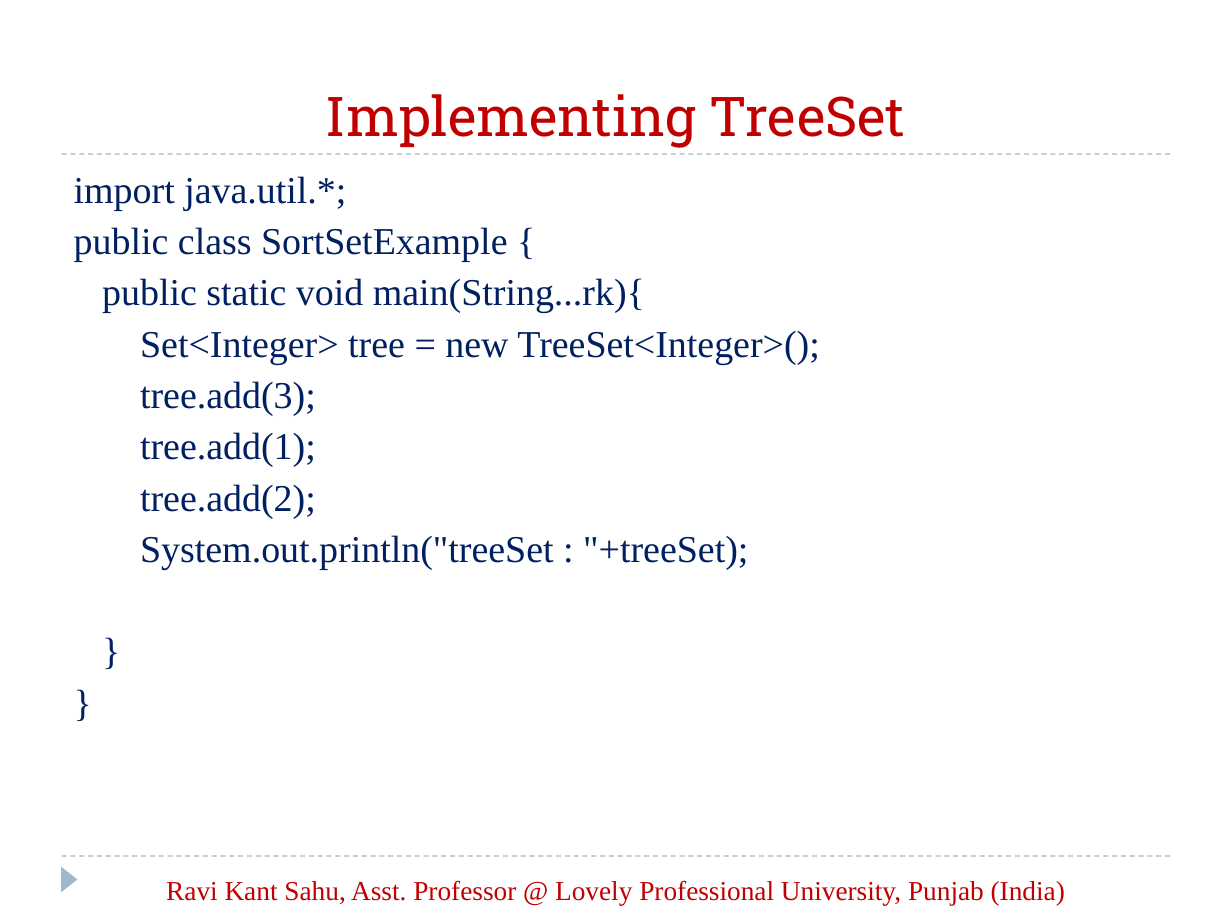
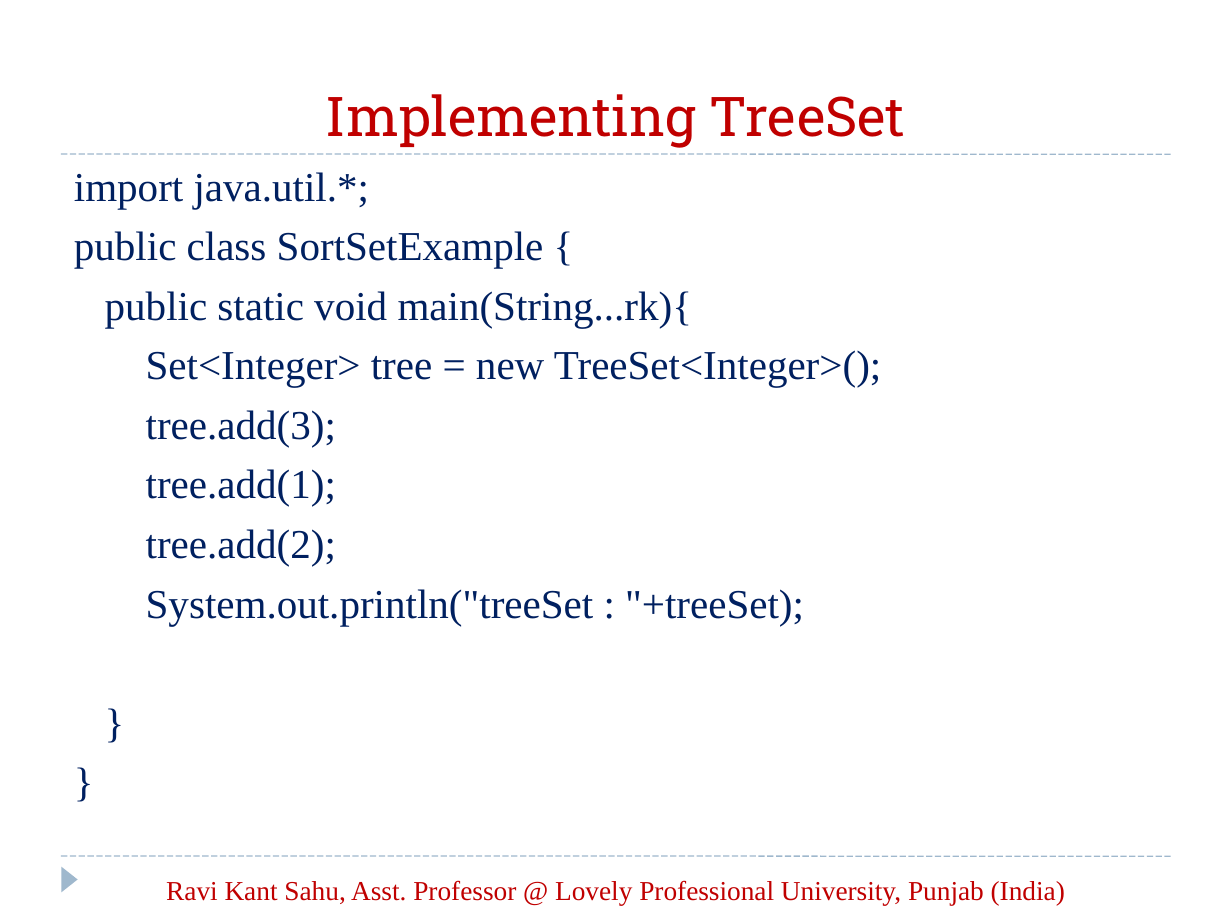
Before and after one commit to vaibhavpareek/JavaNotes, a slide deck: slide 47 of Javafiles/Allppts/23. Collection API.ppt. Drawn at 1232x924 pixels with LibreOffice and Linux fonts; fonts in the diff are those of the drawing. Boxes give left, top, right and bottom in pixels: in the first picture for what was removed or moved away, otherwise in the second. Text is boxed around its words. In the diff, an @@ line names an element or a change of style, - is before the commit and + after.

```diff
--- a/Javafiles/Allppts/23. Collection API.ppt
+++ b/Javafiles/Allppts/23. Collection API.ppt
@@ text "import java.util.*;" at <box>74,172,881,625</box>: size 22.2 to 24 pt; line spacing 0.9 to 1 @@
@@ line (62, 154) - (1170, 154): stroke #9FB8CD 0.74 pt dashed to #9FB8CD 0.74 pt @@
@@ line (62, 856) - (1170, 856): stroke #9FB8CD 0.74 pt dashed to #9FB8CD 0.74 pt @@
```
Also in this commit, not shown: 71 other slides changed, 1 slide added, 1 slide removed, 53 other files.
